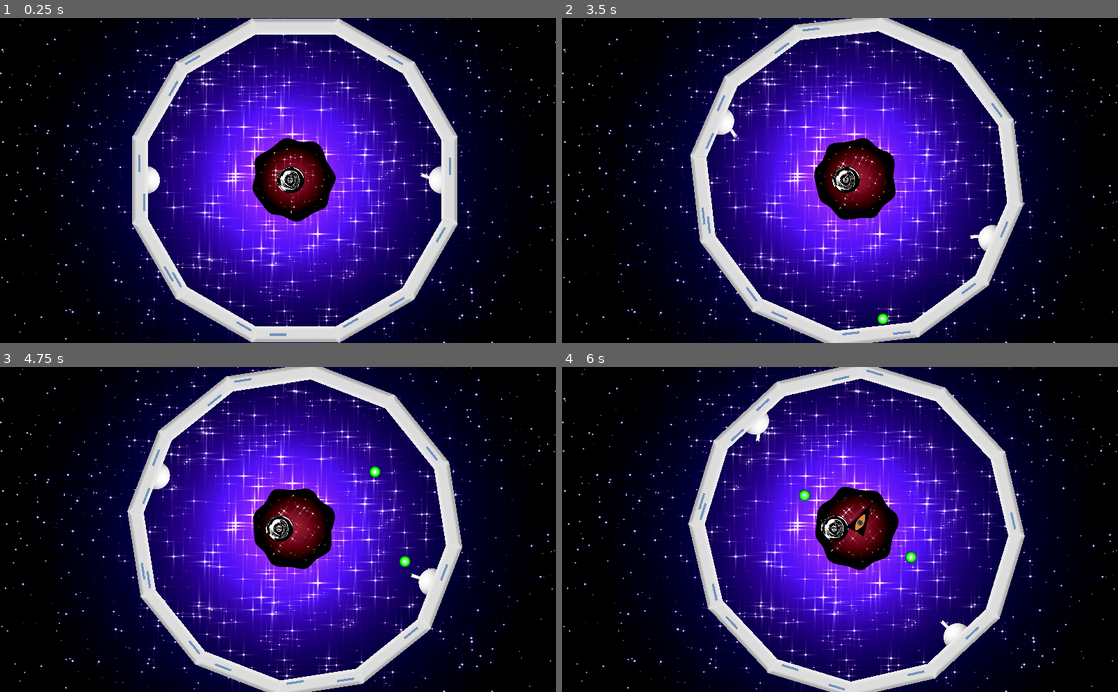
Above: before the commit, frames 1-4 (two rows, left to right).
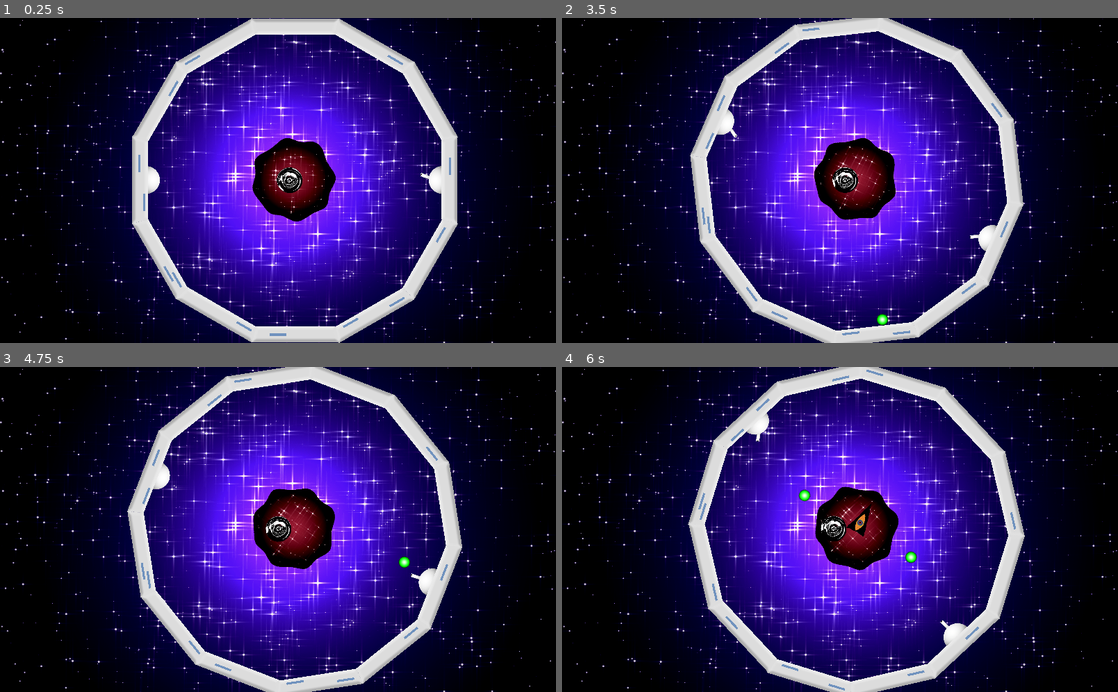
Above: after the commit, the same moments.

Repository: Thotht-Ash/LD-2020
Game: Godot game, scene res://World.tscn
Same seed, same stepped clock (60 frames per second), same inputs: the game is played once before the commit and once after it. Sound files missing from this copy of the repository are replaced by a short silence.
Inputs (mouse positions are in pixels of both pictures, inside the frame that each line leads up to):
- Up to frame 1 (0.25 s): no input
- Up to frame 2 (3.5 s): move the mouse to (962, 164) at 0.52 s; click (962, 164) at 0.6 s; move the mouse to (728, 196) at 1.27 s; tap D (rotate_clockwise) at 1.35 s; click (728, 196) at 1.55 s; move the mouse to (895, 109) at 2.02 s; hold A (rotate_counter) 2.03-2.78 s; click (895, 109) at 2.3 s; move the mouse to (812, 245) at 2.77 s; click (812, 245) at 2.85 s
- Up to frame 3 (4.75 s): move the mouse to (444, 578) at 3.52 s; click (444, 578) at 3.6 s; move the mouse to (111, 480) at 4.27 s; tap D (rotate_clockwise) at 4.35 s; click (111, 480) at 4.55 s
- Up to frame 4 (6 s): move the mouse to (867, 529) at 5.02 s; hold A (rotate_counter) 5.03-5.78 s; click (867, 529) at 5.3 s; move the mouse to (756, 448) at 5.77 s; click (756, 448) at 5.85 s

The runs differ from the first frame. In frame 1, 0.2% of the frame differs, in the area x 50-55%, y 45-54%; in frame 2, 0.2%; in frame 3, 0.3%, in the area x 48-74%, y 30-62%; in frame 4, 0.2%.

Commit message:
minor bugfixes and UX changes

Diff:
--- a/LoopJam/Bouncer.gd
+++ b/LoopJam/Bouncer.gd
@@ -16,8 +16,8 @@
 	get_node("Bouncer_Object/deathAnimation").play()
 	if sound:
 		get_node("deathsound").play()
-		#yield(get_node("deathsound"), "finished")
-	yield(get_node("Bouncer_Object/deathAnimation"),"animation_finished")
+		yield(get_node("deathsound"), "finished")
+	#yield(get_node("Bouncer_Object/deathAnimation"),"animation_finished")
 	call_deferred("free")
 # Called when the node enters the scene tree for the first time.
 func _ready():
--- a/LoopJam/Bouncer.tscn
+++ b/LoopJam/Bouncer.tscn
@@ -49,6 +49,7 @@
 [ext_resource path="res://bouncer death frames/bouncer death43.png" type="Texture" id=47]
 [ext_resource path="res://bouncer death frames/bouncer death26.png" type="Texture" id=48]
 [ext_resource path="res://bouncer death frames/bouncer death41.png" type="Texture" id=49]
+[ext_resource path="res://deathAnimation.gd" type="Script" id=50]
 
 [sub_resource type="CircleShape2D" id=1]
 radius = 45.18
@@ -56,7 +57,7 @@
 [sub_resource type="SpriteFrames" id=2]
 animations = [ {
 "frames": [ ExtResource( 25 ), ExtResource( 24 ), ExtResource( 23 ), ExtResource( 26 ), ExtResource( 27 ), ExtResource( …(764 unchanged characters)…
-"loop": true,
+"loop": false,
 "name": "default",
 "speed": 30.0
 } ]
@@ -68,7 +69,6 @@
 collision_layer = 5
 collision_mask = 0
 script = ExtResource( 2 )
-hitPoints = 2
 speed = 20
 
 [node name="CollisionPolygon2D" type="CollisionShape2D" parent="Bouncer_Object"]
@@ -83,7 +83,10 @@
 
 [node name="deathAnimation" type="AnimatedSprite" parent="Bouncer_Object"]
 frames = SubResource( 2 )
+frame = 10
+script = ExtResource( 50 )
 
 [node name="deathsound" type="AudioStreamPlayer" parent="."]
 stream = ExtResource( 4 )
 volume_db = -30.0
+[connection signal="animation_finished" from="Bouncer_Object/deathAnimation" to="Bouncer_Object/deathAnimation" method="_on_deathAnimation_animation_finished"]
--- a/LoopJam/Bouncer_Object.gd
+++ b/LoopJam/Bouncer_Object.gd
@@ -6,7 +6,7 @@
 signal destroy
 signal gameover
 
-export var hitPoints = 3
+export var hitPoints = 2
 export var speed = 10
 var rotationSpeed
 var normalised_v
@@ -38,6 +38,10 @@
 		get_parent().destroy()
 		dead = true
 
+func shootDown(normal):
+	normalised_v = normalised_v.bounce(normal)
+	hitPoints -= 1
+
 # Called every frame. 'delta' is the elapsed time since the previous frame.
 func _physics_process(delta):
 	var collision = move_and_collide(normalised_v * scale_v * delta)
@@ -48,19 +52,15 @@
 			emit_signal("damaged", "bouncer")
 			self.disconnect("damaged", collision.collider, "damaged")
 			hitPoints -= 1
-		elif "Plasma" in collidername:
+		#elif "Plasma" in collidername:
 			#self.connect("bounce", collision.collider, "bounce")
 			#emit_signal("bounce")
 			#self.disconnect("bounce", collision.collider, "bounce")
-			hitPoints -= 1
+			#hitPoints -= 1
 		elif collidername == "BlueCannon" or collidername == "RedCannon":
 			hitPoints -= 1
-		else:
-			print(collidername)
 
-		var reflect = collision.remainder.bounce(collision.normal)
 		normalised_v = normalised_v.bounce(collision.normal)
-		move_and_collide(reflect)
 		#if collidername.begins_with("wall"):
 		#	pass # play wall animation
 		#else:
--- a/LoopJam/Driller.gd
+++ b/LoopJam/Driller.gd
@@ -15,8 +15,8 @@
 	get_node("Driller_Object/deathAnimation").play()
 	if sound:
 		get_node("deathsound").play()
-	yield(get_node("Driller_Object/deathAnimation"),"animation_finished")
-	#yield(get_node("deathsound"),"finished")
+	#yield(get_node("Driller_Object/deathAnimation"),"animation_finished")
+		yield(get_node("deathsound"),"finished")
 	call_deferred("free")
 
 # Called when the node enters the scene tree for the first time.
--- a/LoopJam/Driller_Object.gd
+++ b/LoopJam/Driller_Object.gd
@@ -23,7 +23,7 @@
 func _ready():
 	pass # Replace with function body.
 
-func _shootDown():
+func shootDown():
 	emit_signal("destroy")
 
 func angular_velocity(angle, stop=false):
@@ -46,7 +46,6 @@
 			self.disconnect("damaged", collision.collider, "damaged")
 			get_parent().destroy()
 		elif "Plasma" in collidername:
-			print(collidername)
 			#self.connect("destroy", collision.collider, "destroy")
 			#emit_signal("destroy")
 			#self.disconnect("destroy", collision.collider, "destroy")
--- a/LoopJam/Plasma.gd
+++ b/LoopJam/Plasma.gd
@@ -2,6 +2,7 @@
 
 signal blackhole_contact
 signal play_hit
+signal shootDown
 
 export var speed = 100
 export var bounceAllotment = 1
@@ -39,7 +40,6 @@
 			#self.disconnect("blackhole_contact", collision.collider, "spawn")
 			destroy()
 		elif "Driller" in collidername:
-			print(collidername)
 			emit_signal("play_hit")
 			self.connect("shootDown", collision.collider, "shootDown")
 			emit_signal("shootDown")
@@ -47,21 +47,29 @@
 			#var reflect = collision.remainder.bounce(collision.normal)
 			#velocity = velocity.bounce(collision.normal)
 			#move_and_collide(reflect)
-			bounceAllotment -= 1
-			if bounceAllotment < 0:
-				cleanup()
+			#bounceAllotment -= 1
+			#if bounceAllotment < 0:
+			#	cleanup()
+		elif "Bouncer" in collidername:
+			emit_signal("play_hit")
+			self.connect("shootDown", collision.collider, "shootDown")
+			emit_signal("shootDown", collision.normal)
+			self.disconnect("shootDown", collision.collider, "shootDown")
+			#var reflect = collision.remainder.bounce(collision.normal)
+			velocity = velocity.bounce(collision.normal)
+			#move_and_collide(reflect)
 		elif collidername == "wall":
-			var reflect = collision.remainder.bounce(collision.normal)
+			#var reflect = collision.remainder.bounce(collision.normal)
 			velocity = velocity.bounce(collision.normal)
-			move_and_collide(reflect)
+			#move_and_collide(reflect)
 			emit_signal("play_hit")
 			bounceAllotment -= 1
 			if bounceAllotment < 0:
 				cleanup()
 		else:
-			var reflect = collision.remainder.bounce(collision.normal)
+			#var reflect = collision.remainder.bounce(collision.normal)
 			velocity = velocity.bounce(collision.normal)
-			move_and_collide(reflect)
+			#move_and_collide(reflect)
 			emit_signal("play_hit")
 			bounceAllotment -= 1
 			if bounceAllotment < 0:
--- a/LoopJam/PlayArea.gd
+++ b/LoopJam/PlayArea.gd
@@ -15,7 +15,8 @@
 
 # Called every frame. 'delta' is the elapsed time since the previous frame.
 func _process(delta):
-	highscore += 1
+	pass
+	#	highscore += 1
 
 func _input(event):
 	if Input.is_action_pressed("restart"):
@@ -26,7 +27,11 @@
 		if body.global_position.x > 0 and body.global_position.x < 1024 and body.global_position.y > 0 and body.global_position.y < 600 and not get_parent().gameOver:
 			highscore += 1
 			print(highscore)
-
-	connect("destroy", body, "destroy")
-	emit_signal("destroy")
-	disconnect("destroy", body, "destroy")
+	if "Plasma" in body.name:
+		connect("destroy", body, "cleanup")
+		emit_signal("destroy")
+		disconnect("destroy", body, "cleanup")
+	else:
+		connect("destroy", body, "destroy")
+		emit_signal("destroy")
+		disconnect("destroy", body, "destroy")
--- a/LoopJam/Ship.tscn
+++ b/LoopJam/Ship.tscn
@@ -166,7 +166,7 @@
 
 [node name="break" type="AudioStreamPlayer" parent="Walls/wall1/wall section clean"]
 stream = ExtResource( 10 )
-volume_db = -30.0
+volume_db = -28.0
 script = ExtResource( 12 )
 
 [node name="wall" type="StaticBody2D" parent="Walls/wall1/wall section clean"]
@@ -219,7 +219,7 @@
 
 [node name="break" type="AudioStreamPlayer" parent="Walls/wall2/wall section clean2"]
 stream = ExtResource( 10 )
-volume_db = -30.0
+volume_db = -28.0
 script = ExtResource( 12 )
 
 [node name="wall3" type="Node2D" parent="Walls"]
@@ -249,7 +249,7 @@
 
 [node name="break" type="AudioStreamPlayer" parent="Walls/wall3/wall section clean3"]
 stream = ExtResource( 10 )
-volume_db = -30.0
+volume_db = -28.0
 script = ExtResource( 12 )
 
 [node name="wall4" type="Node2D" parent="Walls"]
@@ -273,7 +273,7 @@
 
 [node name="break" type="AudioStreamPlayer" parent="Walls/wall4/wall section clean4"]
 stream = ExtResource( 10 )
-volume_db = -30.0
+volume_db = -28.0
 script = ExtResource( 12 )
 
 [node name="wall5" type="Node2D" parent="Walls"]
@@ -303,7 +303,7 @@
 
 [node name="break" type="AudioStreamPlayer" parent="Walls/wall5/wall section clean5"]
 stream = ExtResource( 10 )
-volume_db = -30.0
+volume_db = -28.0
 script = ExtResource( 12 )
 
 [node name="wall6" type="Node2D" parent="Walls"]
@@ -327,7 +327,7 @@
 
 [node name="break" type="AudioStreamPlayer" parent="Walls/wall6/wall section clean6"]
 stream = ExtResource( 10 )
-volume_db = -30.0
+volume_db = -28.0
 script = ExtResource( 12 )
 
 [node name="wall7" type="Node2D" parent="Walls"]
@@ -357,7 +357,7 @@
 
 [node name="break" type="AudioStreamPlayer" parent="Walls/wall7/wall section clean7"]
 stream = ExtResource( 10 )
-volume_db = -30.0
+volume_db = -28.0
 script = ExtResource( 12 )
 
 [node name="wall8" type="Node2D" parent="Walls"]
@@ -387,7 +387,7 @@
 
 [node name="break" type="AudioStreamPlayer" parent="Walls/wall8/wall section clean8"]
 stream = ExtResource( 10 )
-volume_db = -30.0
+volume_db = -28.0
 script = ExtResource( 12 )
 
 [node name="wall9" type="Node2D" parent="Walls"]
@@ -423,7 +423,7 @@
 
 [node name="break" type="AudioStreamPlayer" parent="Walls/wall9/wall section clean9"]
 stream = ExtResource( 10 )
-volume_db = -30.0
+volume_db = -28.0
 script = ExtResource( 12 )
 
 [node name="wall10" type="Node2D" parent="Walls"]
@@ -453,7 +453,7 @@
 
 [node name="break" type="AudioStreamPlayer" parent="Walls/wall10/wall section clean10"]
 stream = ExtResource( 10 )
-volume_db = -30.0
+volume_db = -28.0
 script = ExtResource( 12 )
 
 [node name="wall11" type="Node2D" parent="Walls"]
@@ -483,7 +483,7 @@
 
 [node name="break" type="AudioStreamPlayer" parent="Walls/wall11/wall section clean11"]
 stream = ExtResource( 10 )
-volume_db = -30.0
+volume_db = -28.0
 script = ExtResource( 12 )
 
 [node name="wall12" type="Node2D" parent="Walls"]
@@ -519,7 +519,7 @@
 
 [node name="break" type="AudioStreamPlayer" parent="Walls/wall12/wall section clean12"]
 stream = ExtResource( 10 )
-volume_db = -30.0
+volume_db = -28.0
 script = ExtResource( 12 )
 [connection signal="shoot" from="." to="Pew" method="_on_Ship_shoot"]
 [connection signal="shoot" from="BlueCannon" to="." method="_on_BlueCannon_shoot"]
--- a/LoopJam/World.tscn
+++ b/LoopJam/World.tscn
@@ -7,7 +7,7 @@
 [ext_resource path="res://PlayArea.gd" type="Script" id=5]
 [ext_resource path="res://start_sound.gd" type="Script" id=6]
 [ext_resource path="res://game start v2.wav" type="AudioStream" id=7]
-[ext_resource path="res://phantom-from-space-by-kevin-macleod-from-filmmusic-io.ogg" type="AudioStream" id=8]
+[ext_resource path="res://alien2.wav" type="AudioStream" id=8]
 [ext_resource path="res://BGM-CREDIT.gd" type="Script" id=9]
 
 [sub_resource type="RectangleShape2D" id=1]
@@ -45,7 +45,7 @@
 
 [node name="BGM-CREDIT" type="AudioStreamPlayer" parent="."]
 stream = ExtResource( 8 )
-volume_db = -20.0
+volume_db = -15.0
 script = ExtResource( 9 )
 [connection signal="GameOver" from="." to="Ship" method="_on_World_GameOver"]
 [connection signal="GameRestart" from="." to="Ship" method="_on_World_GameRestart"]
--- /dev/null
+++ b/LoopJam/deathAnimation.gd
@@ -0,0 +1,20 @@
+extends AnimatedSprite
+
+
+# Declare member variables here. Examples:
+# var a = 2
+# var b = "text"
+
+
+# Called when the node enters the scene tree for the first time.
+func _ready():
+	pass # Replace with function body.
+
+
+# Called every frame. 'delta' is the elapsed time since the previous frame.
+#func _process(delta):
+#	pass
+
+
+func _on_deathAnimation_animation_finished():
+	pass
Not shown: 1 places in LoopJam/Bouncer.tscn that only renumber resources
Not shown, added: LoopJam/alien2.wav.import
Not shown, removed: LoopJam/phantom-from-space-by-kevin-macleod-from-filmmusic-io.ogg.import
Not shown, added: LoopJam/alien2.wav
Not shown, removed: LoopJam/game start v2.mp3
Not shown, removed: LoopJam/phantom-from-space-by-kevin-macleod-from-filmmusic-io.ogg
